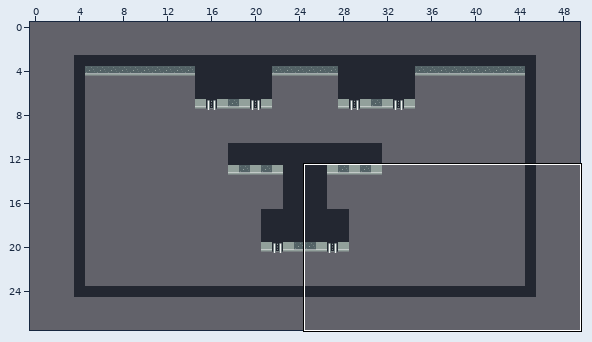
A Tiled map gets an edit: 6. collisions/scenes/0/0.tmx. The picture above shows the old version from afar; the outline marks the close-up.
Close-up. First the earlier version:
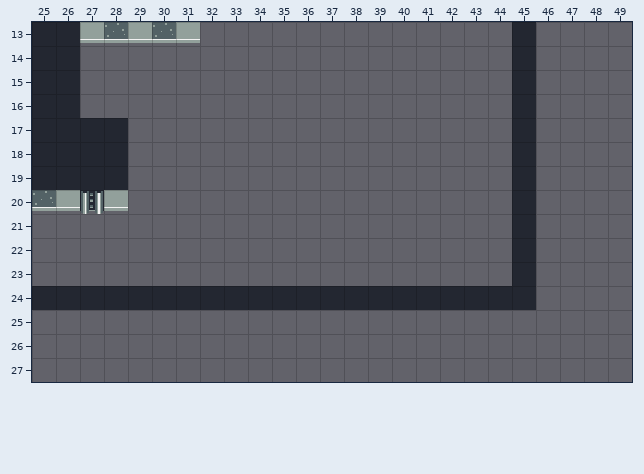
Cells are 16x16 px. Shown: x 25..49, y 13..27. The commit also changed other parts of the map, which this record leaves out.
New version:
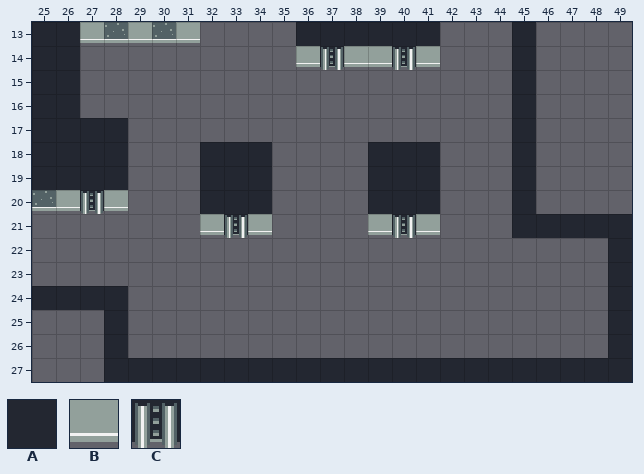
Key: from "tileset_0": A 0, B 1, C 2.
_ is an empty cell.
Changes in this commit:
{"where": "layer \"blocks\""}
{"y":13,"x":36,"old":"______","new":"AAAAAA"}
{"y":14,"x":36,"old":"______","new":"BCBBCB"}
{"y":18,"x":32,"old":"___","new":"AAA"}
{"y":18,"x":39,"old":"___","new":"AAA"}
{"y":19,"x":32,"old":"___","new":"AAA"}
{"y":19,"x":39,"old":"___","new":"AAA"}
{"y":20,"x":32,"old":"___","new":"AAA"}
{"y":20,"x":39,"old":"___","new":"AAA"}
{"y":21,"x":32,"old":"___","new":"BCB"}
{"y":21,"x":39,"old":"___","new":"BCB"}
{"y":21,"x":46,"old":"____","new":"AAAA"}
{"y":22,"x":45,"old":"A","new":"_"}
{"y":22,"x":49,"old":"_","new":"A"}
{"y":23,"x":45,"old":"A","new":"_"}
{"y":23,"x":49,"old":"_","new":"A"}
{"y":24,"x":29,"old":"AAAAAAAAAAAAAAAAA","new":"_________________"}
{"y":24,"x":49,"old":"_","new":"A"}
{"y":25,"x":28,"old":"_","new":"A"}
{"y":25,"x":49,"old":"_","new":"A"}
{"y":26,"x":28,"old":"_","new":"A"}
{"y":26,"x":49,"old":"_","new":"A"}
{"y":27,"x":28,"old":"______________________","new":"AAAAAAAAAAAAAAAAAAAAAA"}
{"label":"added","picture_box":[296,22,440,70]}
{"label":"changed","picture_box":[104,142,632,382]}
